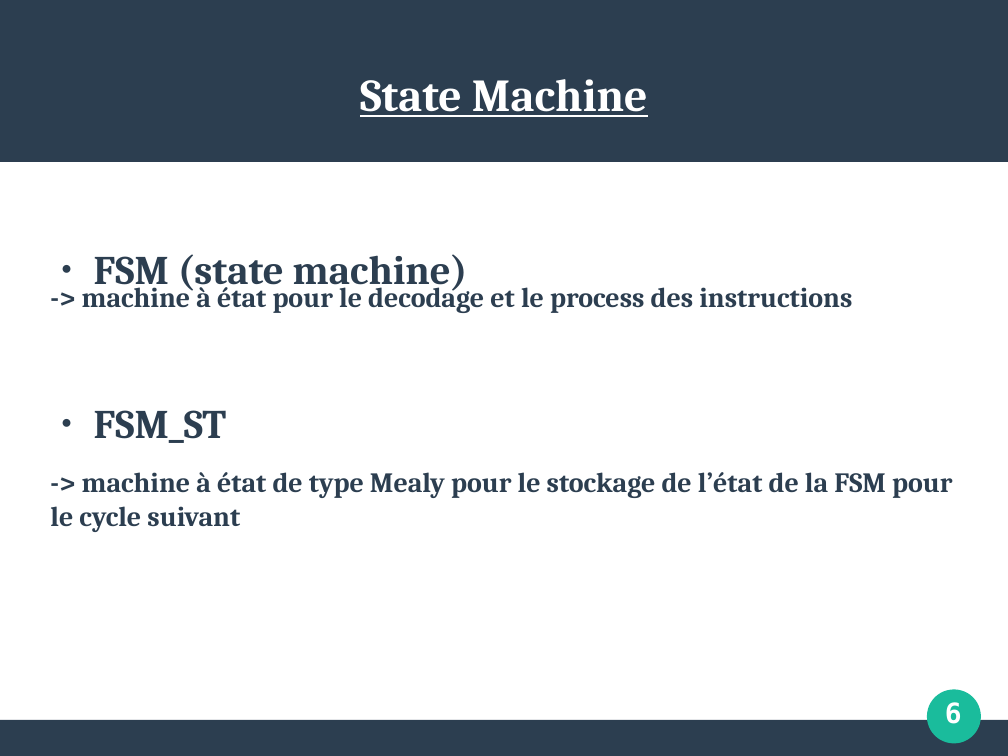
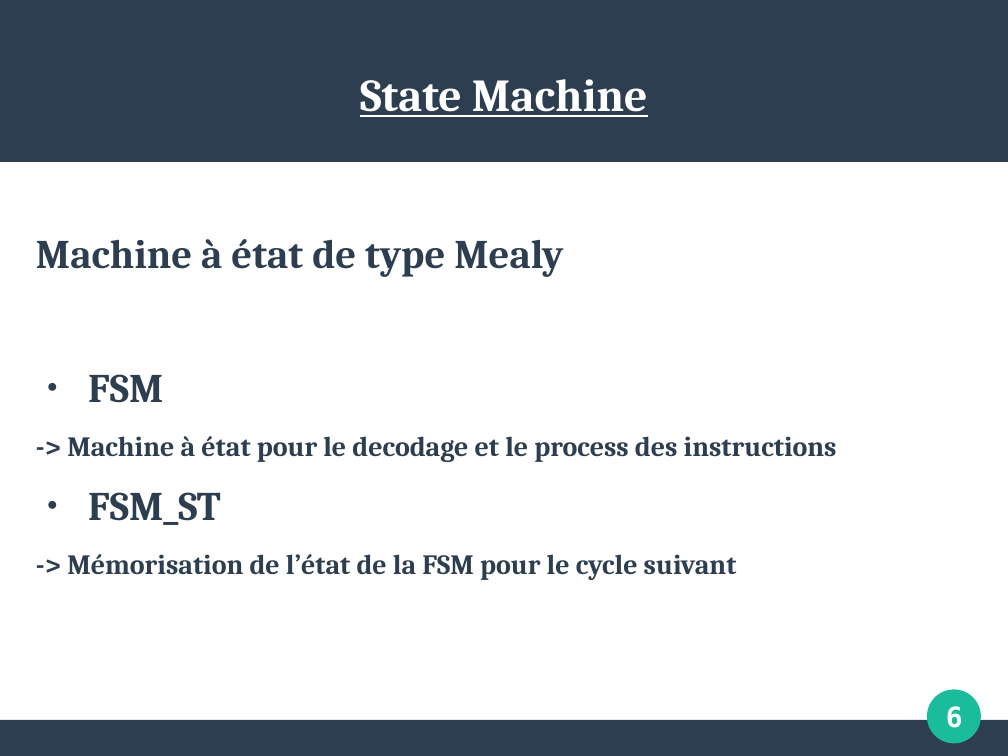
Before and after one commit to maximouth/VHDL, a slide deck: slide 6 of presentation1.odp. Drawn at 1008x756 pixels with LibreOffice and Linux fonts; fonts in the diff are those of the drawing. Boxes give left, top, right and bottom in pixels: in the first picture for what was removed or moved away, otherwise in the second. Text is boxed around its words. In the diff, an @@ line names an element or a change of style, - is before the commit and + after.

```diff
--- a/presentation1.odp
+++ b/presentation1.odp
@@ text "Machine à état de type ...": place and size @@
-text "Machine à état de type ..." at box(50, 281, 952, 532)
+text "Machine à état de type ..." at box(36, 239, 837, 580)
@@ text at box(36, 239, 837, 462): text changed @@
--> machine à état pour le decodage et le process des instructions
+Machine à état de type Mealy
+● FSM
+-> Machine à état pour le decodage et le process des instructions
@@ text removed at box(94, 254, 468, 294) @@
-● FSM (state machine)
@@ text at box(67, 554, 737, 580): text changed @@
--> machine à état de type Mealy pour le stockage de l’état de la FSM pour le cycle suivant
+-> Mémorisation de l’état de la FSM pour le cycle suivant
@@ text "6": place and size @@
-text "6" at box(945, 702, 962, 724)
+text "6" at box(946, 706, 963, 728)
```
Also in this commit, not shown: 10 other slides changed, 9 slides added, 4 slides removed.
